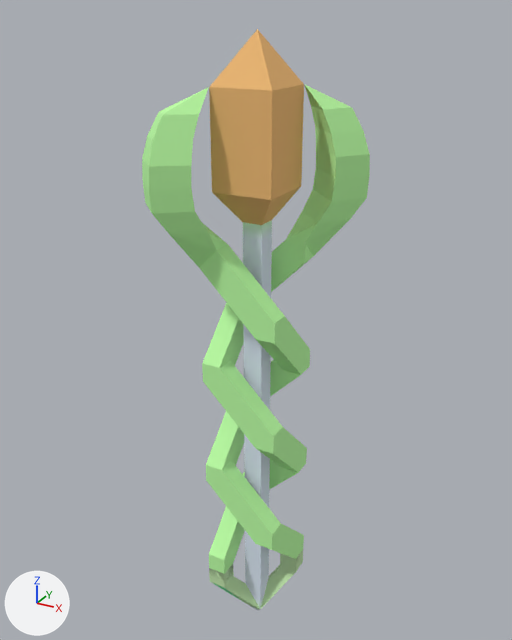
What one commit did to the OBJ model to_import/models/chronon_wand.obj.
One viewpoint serves both versions: a 50 mm lens placed at (0.962, -1.758, 2.065), pointed at (-0.035, 0.056, 1.158). Every picture has the same lights, and +X, +Y and +Z are marked at lower left. The picture after the commit comes second. Where no turn or scale is listed for an object, it has been applied to the vertices.

Names of what the first picture shows: '1', '1.001', '1.002', '2', '2.001', '2.002', 'Gem', 'North-East', 'North-East.001', 'South-West', 'South-West.001', 'size'.
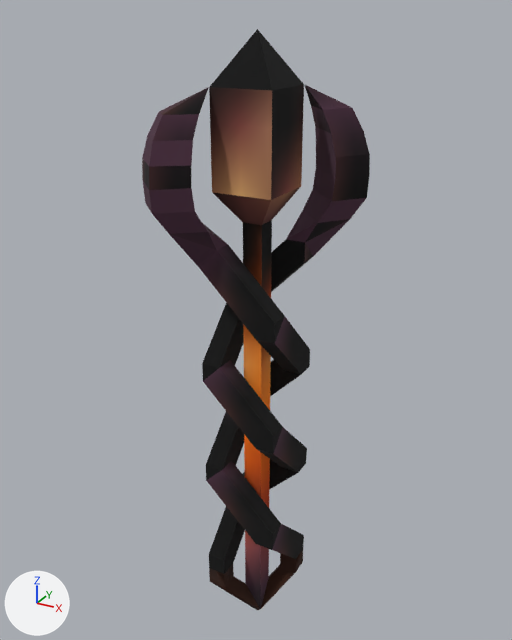
The newer file is also turned or shifted as a whole; pictures and numbers use the older file's frame.

Boxes [x1, y1, x2, y2] around the edits, measured in the pictures (512 x 640 px):
'Gem', surface changed (darker)
    both: [209, 29, 304, 225]
'North-East', surface changed (darker)
    both: [286, 84, 370, 256]
'South-West', surface changed (green to purple)
    both: [142, 87, 228, 267]
'size', surface changed (grey to brown)
    both: [243, 220, 272, 610]
'1.002', surface changed (green to black)
    both: [199, 245, 310, 374]
'1.001', surface changed (green to black)
    both: [202, 360, 307, 473]
'1', surface changed (green to black)
    both: [206, 461, 304, 559]
'2.002', surface changed (green to black)
    both: [203, 239, 313, 368]
'2', surface changed (green to black)
    both: [209, 459, 298, 574]
'2.001', surface changed (green to black)
    both: [206, 360, 301, 470]
'North-East.001', surface changed (green to black)
    both: [261, 550, 303, 608]
'South-West.001', surface changed (green to black)
    both: [209, 564, 260, 609]

Patch to the scene script:
```diff
--- a/to_import/models/chronon_wand.obj.py
+++ b/to_import/models/chronon_wand.obj.py
@@ img_chronon_wand @@
+img_chronon_wand = load_image('chronon_wand', '../../src/main/resources/chronon_wand.png', 16, 16, 'sRGB')
@@ mat_m_c9ad9455_a32e_e4ca_5801_ecbb07c59df1 @@
 mat_m_c9ad9455_a32e_e4ca_5801_ecbb07c59df1 = principled_material('m_c9ad9455-a32e-e4ca-5801-ecbb07c59df1')
-mat_m_c9ad9455_a32e_e4ca_5801_ecbb07c59df1.texture = img_wand_temp_texture_png
+mat_m_c9ad9455_a32e_e4ca_5801_ecbb07c59df1.texture = img_chronon_wand
 mat_m_c9ad9455_a32e_e4ca_5801_ecbb07c59df1.roughness = 1.0
```
